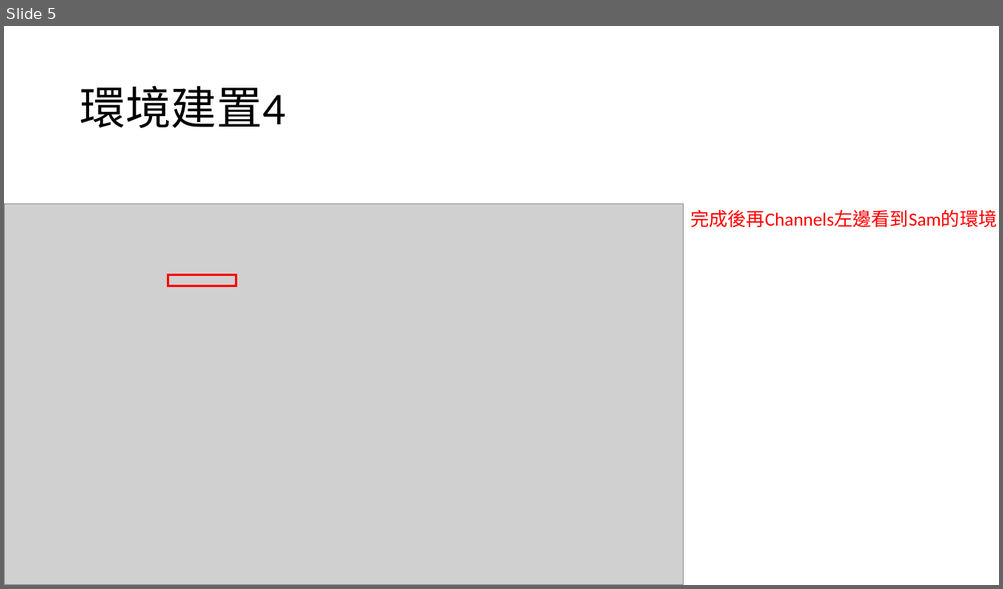
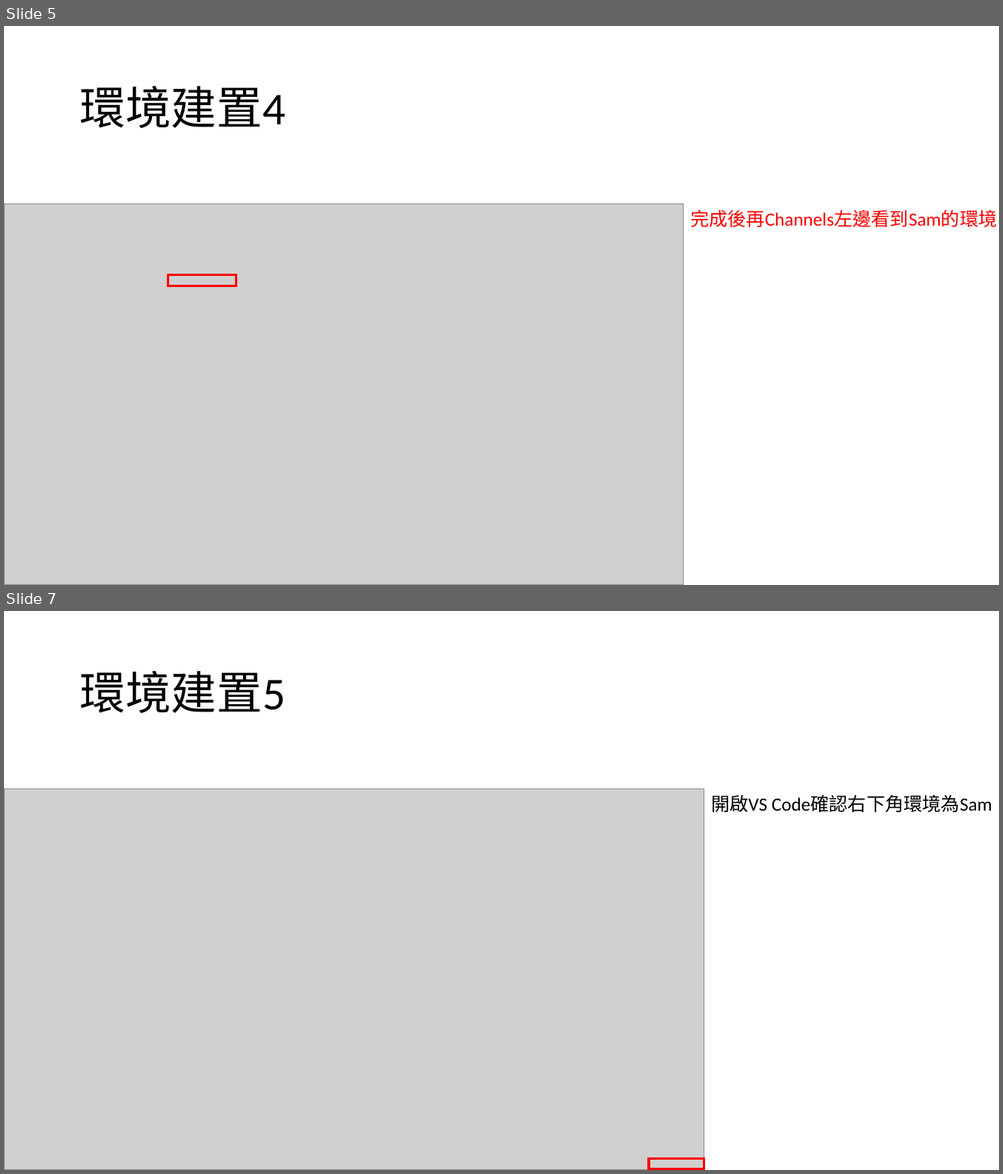
Before and after one commit to Sam821211/Python, a slide deck: Python/新增 Microsoft PowerPoint 簡報.pptx. Shown one above the other, each under a label of ours: slide 5 before the commit, slides 5 and 7 after it; the slides between them are not shown. The pictures are 1003x589 and 1003x1174 pixels, drawn with LibreOffice and Linux fonts; fonts in the diff are those of the drawing; grey boxes stand for pictures. Boxes give left, top, right and bottom in pixels: in the first picture for what was removed or moved away, otherwise in the second. Text is boxed around its words. In the diff, an @@ line names an element or a change of style, - is before the commit and + after.

```diff
--- a/Python/新增 Microsoft PowerPoint 簡報.pptx
+++ b/Python/新增 Microsoft PowerPoint 簡報.pptx
@@ slide 7 added at box(4, 611, 999, 1170), background #FFFFFF @@
@@ title added at box(79, 671, 285, 713), 44 pt, text #000000 @@
+環境建置5
@@ picture added at box(4, 789, 704, 1170) @@
@@ text added at box(711, 795, 992, 812), 18 pt, text #000000 @@
+開啟VS Code確認右下角環境為Sam
@@ rectangle added at box(649, 1159, 704, 1170), outline #FF0000 2.25 pt @@
```
Also in this commit, not shown: 1 slide changed, 1 slide removed.
